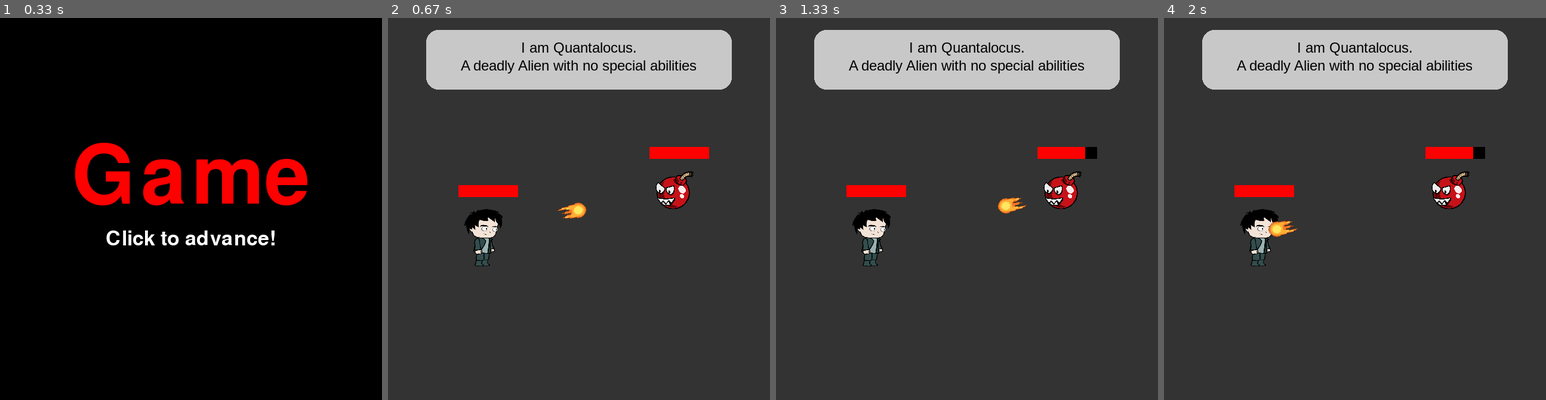
Above: before the commit, frames 1-4 (left to right).
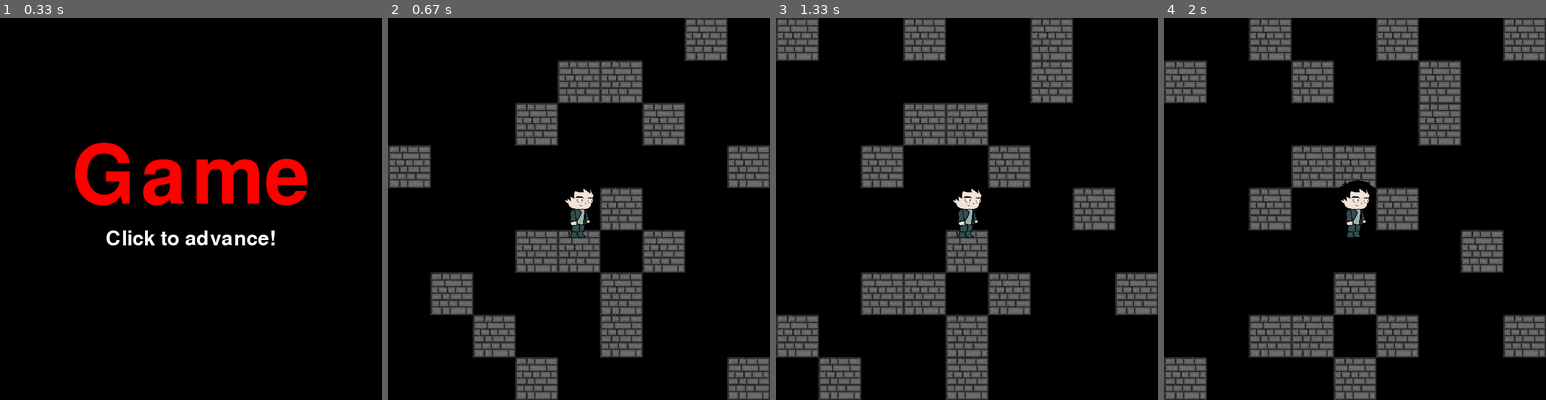
Above: after the commit, the same moments.

Repository: VagishVela/project-pygames
Game: pygame game, started from main.py
Same seed, same stepped clock (60 frames per second), same inputs: the game is played once before the commit and once after it.
Inputs (mouse positions are in pixels of both pictures, inside the frame that each line leads up to):
- Up to frame 1 (0.33 s): no input
- Up to frame 2 (0.67 s): click (579, 136) at 0.38 s
- Up to frame 3 (1.33 s): tap W at 0.67 s; hold Right from 1 s (still down)
- Up to frame 4 (2 s): release Right at 1.47 s; hold Up 1.5-1.8 s

Frame 1 is identical in both runs. In frame 2, 93% of the frame differs, in the area x 0-100%, y 0-100%; in frame 3, 92%; in frame 4, 93%.

Commit message:
start the game in the menu

Diff:
--- a/game/views/start.py
+++ b/game/views/start.py
@@ -36,12 +36,9 @@
     def on_click(self):
         # import here to avoid circular imports
         # pylint: disable=C0415
-        # from game.views.map import Map
-        # from game.views.battle import Battle
         from game.views.menu import Menu
-        from game.views.battle import Battle
 
-        self.change_views(Battle, self.width, self.height, "Menu")
+        self.change_views(Menu, self.width, self.height, "Menu")
 
     @staticmethod
     def exit():
